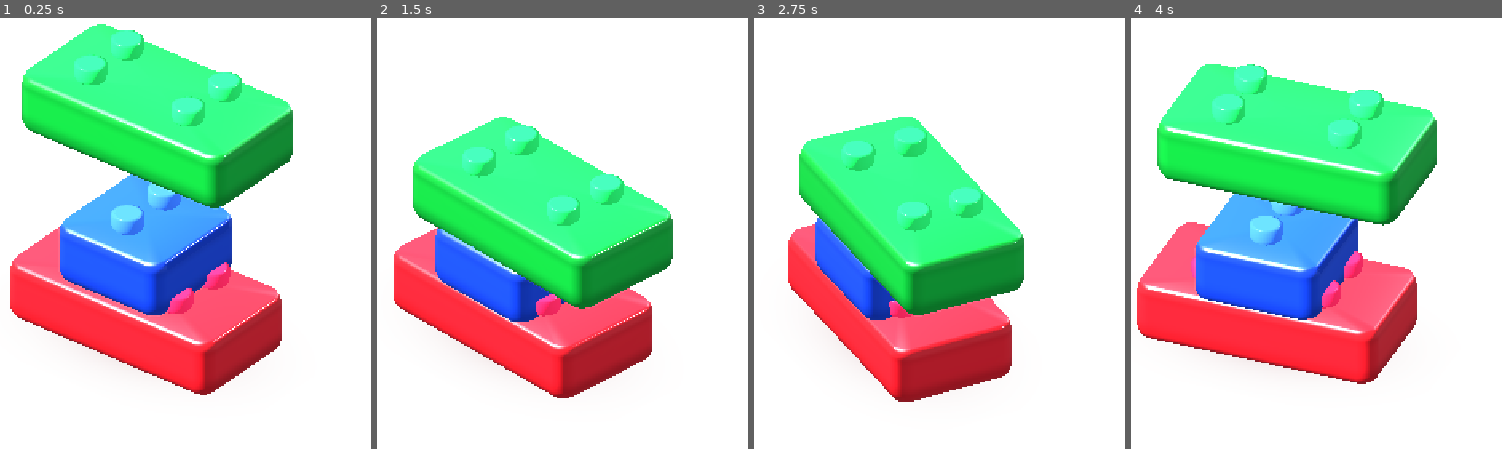
Above: before the commit, frames 1-4 (left to right).
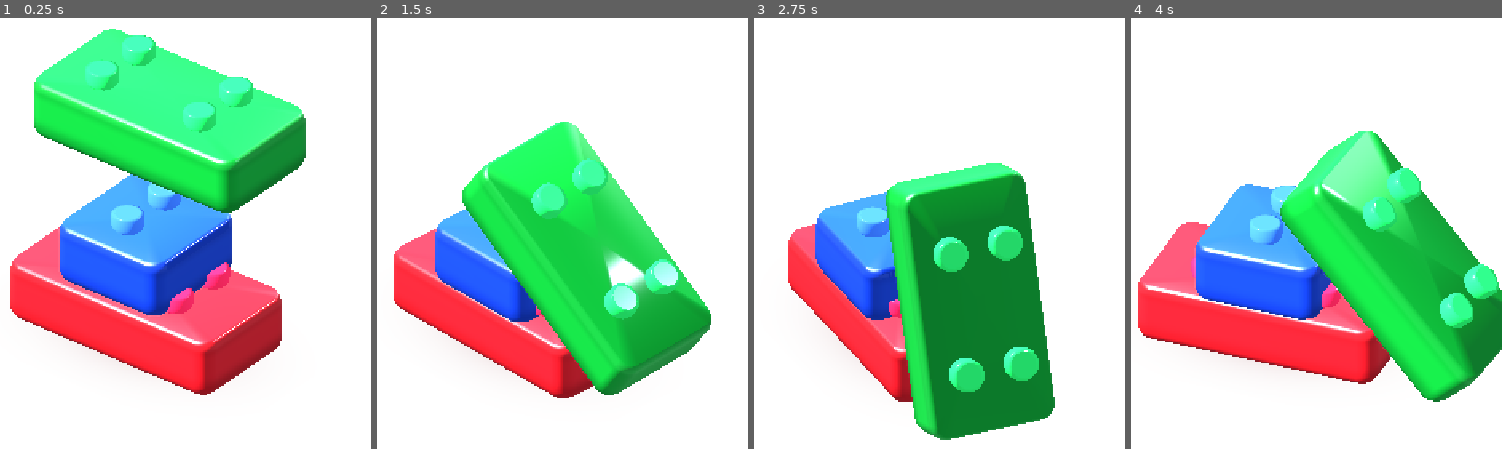
Above: after the commit, the same moments.

Repository: dbrckk/Jelly-bricks
Game: Godot game, scene res://prototypes/single_brick/physics_stack.tscn
The game is run twice, just before and just after one commit, with the same random seed, the same clock (stepped at 60 frames per second) and the same inputs. This scene is started directly instead of the project's main scene.
Inputs (mouse positions are in pixels of both pictures, inside the frame that each line leads up to):
- Up to frame 1 (0.25 s): no input
- Up to frame 2 (1.5 s): tap Enter at 0.5 s; move the mouse to (621, 190) at 0.52 s; click (621, 190) at 0.67 s; drag from (432, 272) to (499, 392) at 1.27 s
- Up to frame 3 (2.75 s): move the mouse to (943, 56) at 2.02 s; click (943, 56) at 2.17 s
- Up to frame 4 (4 s): drag from (1253, 392) to (1142, 112) at 2.77 s; move the mouse to (1412, 349) at 3.52 s; click (1412, 349) at 3.67 s

The runs differ from the first frame. In frame 1, 5.9% of the frame differs, in the area x 5-83%, y 1-46%; in frame 2, 25%; in frame 3, 28%; in frame 4, 35%, in the area x 1-100%, y 10-90%.

Commit message:
feat(prototype): trigger measurable physical topple and record interbrick collisions

Diff:
--- a/native-godot/prototypes/single_brick/physics_stack.gd
+++ b/native-godot/prototypes/single_brick/physics_stack.gd
@@ -4,7 +4,6 @@
 ## but the shell is still shader-deformed (not a soft-body volume).
 ##
 ## Do not attach this scene to the shipped game until reviewed on Android.
-const GEL_MATERIAL = preload("res://prototypes/single_brick/wet_gel.gdshader")
 const START_LIFT := 0.72
 const IMPACT_DECAY := 7.5
 const IMPACT_THRESHOLD := 0.025
@@ -12,6 +11,9 @@
 var impact_energy := PackedFloat32Array([0.0, 0.0, 0.0])
 var impact_peak: float = 0.0
 var contact_count: int = 0
+var interbrick_contacts: int = 0
+var peak_tilt_degrees: float = 0.0
+var peak_lateral_shift: float = 0.0
 var first_contact_at: float = -1.0
 var simulation_seconds: float = 0.0
 var is_simulating: bool = false
@@ -83,12 +85,15 @@
         return Vector3.ZERO
     if i == 1:
         return Vector3(0.50, STEP, 0.0)
-    return Vector3(0.12, 2.0 * STEP + START_LIFT, 0.0)
+    return Vector3(0.24, 2.0 * STEP + START_LIFT, 0.0)
 
 func reset_stack() -> void:
     is_simulating = false
     simulation_seconds = 0.0
     contact_count = 0
+    interbrick_contacts = 0
+    peak_tilt_degrees = 0.0
+    peak_lateral_shift = 0.0
     first_contact_at = -1.0
     impact_peak = 0.0
     for i in range(bodies.size()):
@@ -112,8 +117,11 @@
         bodies[i].sleeping = false
     # A small off-axis kick makes the unequal supports capable of toppling;
     # the resulting motion is solved by Godot's physics engine.
-    bodies[2].apply_impulse(Vector3(0.32, 0.0, 0.045),
-        Vector3(0.46, 0.15, 0.0))
+    # Two real momentum impulses: moderate sideways velocity plus torque,
+    # applied before first contact. The short support cannot magically lock
+    # a long off-centre bar, so the engine can produce a visible collapse.
+    bodies[2].apply_central_impulse(Vector3(1.20, 0.0, 0.05))
+    bodies[2].apply_torque_impulse(Vector3(0.0, 0.0, -0.50))
 
 func _on_contact(other: Node, i: int) -> void:
     if not is_simulating or i == 0:
@@ -129,6 +137,7 @@
     # Actual contact pair propagates a smaller compression to its support.
     var neighbor := bodies.find(other)
     if neighbor >= 0:
+        interbrick_contacts += 1
         impact_energy[neighbor] = maxf(impact_energy[neighbor],
             strength * 0.48)
 
@@ -155,6 +164,10 @@
     if not is_simulating:
         return
     simulation_seconds += maxf(delta, 0.0)
+    peak_tilt_degrees = maxf(peak_tilt_degrees,
+        absf(rad_to_deg(bodies[2].rotation.z)))
+    peak_lateral_shift = maxf(peak_lateral_shift,
+        absf(bodies[2].position.x - _pose_for_layer(2).x))
     for i in range(3):
         impact_energy[i] *= exp(-IMPACT_DECAY * delta)
         if impact_energy[i] < IMPACT_THRESHOLD:
